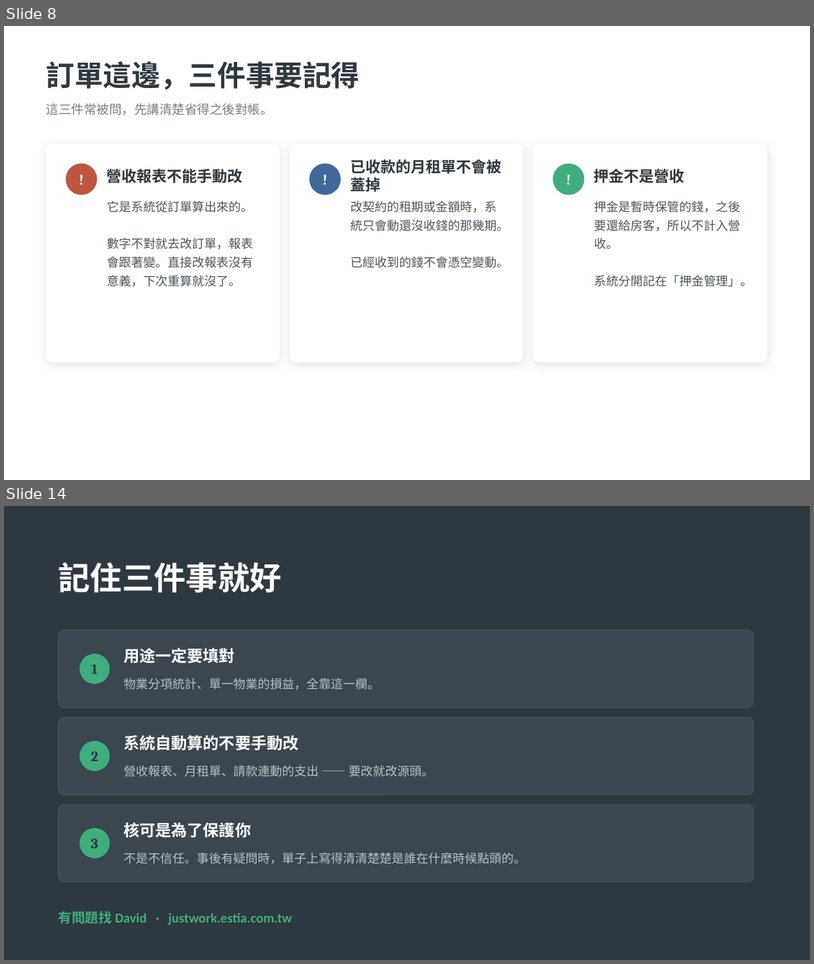
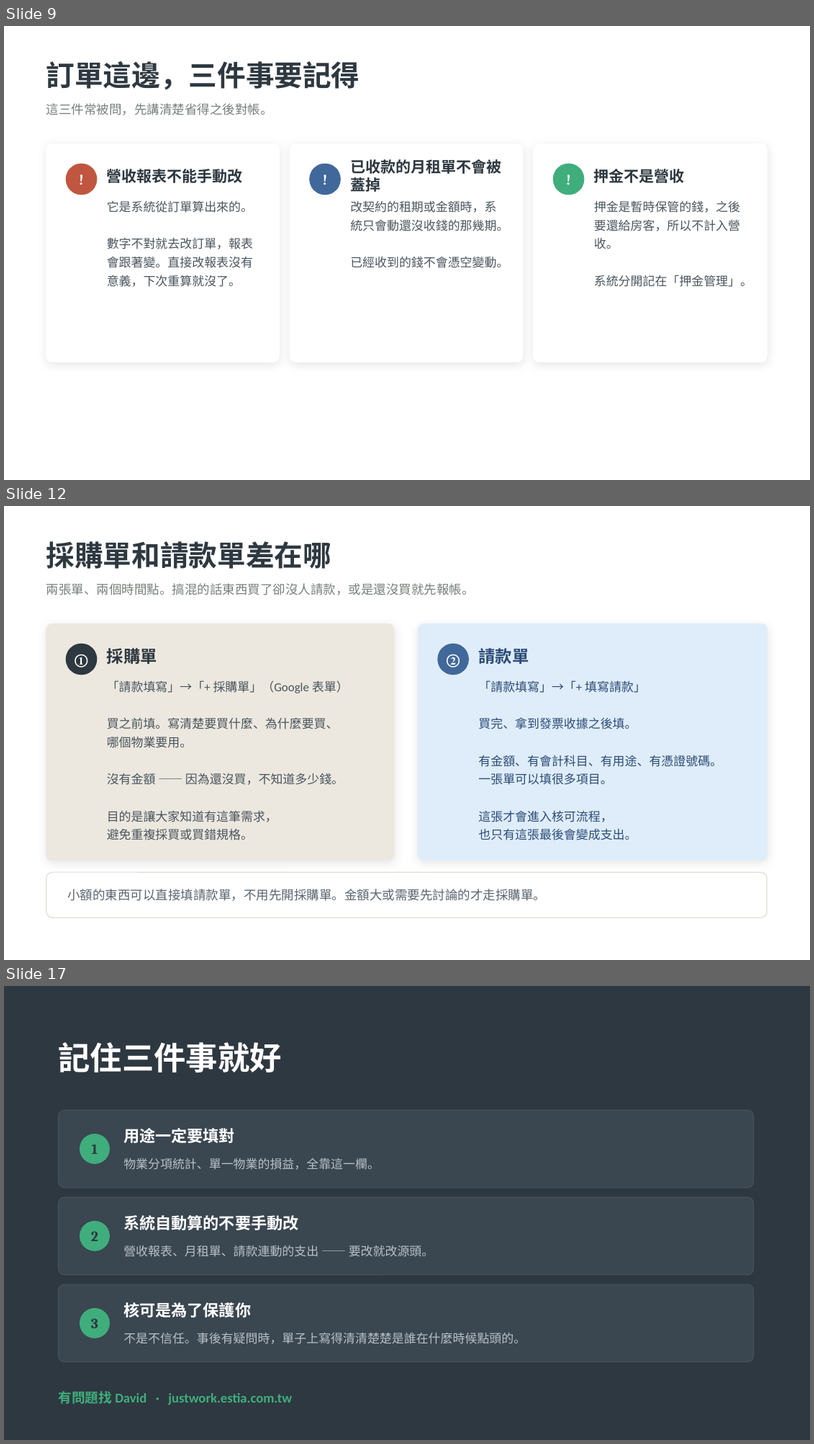
Before and after one commit to twlo79/anxing-web, a slide deck: docs/安幸上工ERP_管家操作說明.pptx. Shown one above the other, each under a label of ours: slides 8 and 14 before the commit, slides 9, 12 and 17 after it; the slides between them are not shown. The pictures are 814x964 and 814x1444 pixels, drawn with LibreOffice and Linux fonts; fonts in the diff are those of the drawing. Boxes give left, top, right and bottom in pixels: in the first picture for what was removed or moved away, otherwise in the second. Text is boxed around its words. In the diff, an @@ line names an element or a change of style, - is before the commit and + after.

```diff
--- a/docs/安幸上工ERP_管家操作說明.pptx
+++ b/docs/安幸上工ERP_管家操作說明.pptx
@@ slide 12 added at (4, 506, 810, 960), background #FFFFFF @@
@@ text added at (46, 541, 332, 569), 34 pt, text #2E3840, bold @@
+採購單和請款單差在哪
@@ text added at (46, 583, 475, 595), 15 pt, text #77807A @@
+兩張單、兩個時間點。搞混的話東西買了卻沒人請款，或是還沒買就先報帳。
@@ rounded rectangle added at (46, 624, 394, 860), fill #ECE8DF, outline #ECE8DF 1 pt @@
@@ rounded rectangle added at (419, 624, 767, 860), fill #DFEDFA, outline #DFEDFA 1 pt @@
@@ ellipse added at (66, 644, 97, 674), fill #2E3840 @@
@@ text added at (75, 654, 88, 667), 17 pt, text #FFFFFF, bold @@
+①
@@ text added at (107, 648, 157, 664), 20 pt, text #2E3840, bold @@
+採購單
@@ ellipse added at (437, 644, 469, 674), fill #41689B @@
@@ text added at (447, 654, 460, 667), 17 pt, text #FFFFFF, bold @@
+②
@@ text added at (478, 648, 529, 664), 20 pt, text #2C4C77, bold @@
+請款單
@@ text added at (107, 680, 349, 840), 14.5 pt, text #4A555E @@
+「請款填寫」→「+ 採購單」（Google 表單）
+買之前填。寫清楚要買什麼、為什麼要買、
+哪個物業要用。
+沒有金額 —— 因為還沒買，不知道多少錢。
+目的是讓大家知道有這筆需求，
+避免重複採買或買錯規格。
@@ text added at (478, 680, 723, 840), 14.5 pt, text #2C4C77 @@
+「請款填寫」→「+ 填寫請款」
+買完、拿到發票收據之後填。
+有金額、有會計科目、有用途、有憑證號碼。
+一張單可以填很多項目。
+這張才會進入核可流程，
+也只有這張最後會變成支出。
@@ rounded rectangle added at (46, 872, 767, 917), fill #FFFFFF, outline #E0DDD5 1 pt @@
@@ text added at (67, 888, 546, 901), 15 pt, text #5A6570 @@
+小額的東西可以直接填請款單，不用先開採購單。金額大或需要先討論的才走採購單。
@@ what was slide 8 is now slide 9 @@
@@ what was slide 14 is now slide 17 @@
```
Also in this commit, not shown: 8 slides changed, 3 other slides added, 1 slide removed, 4 other files.
